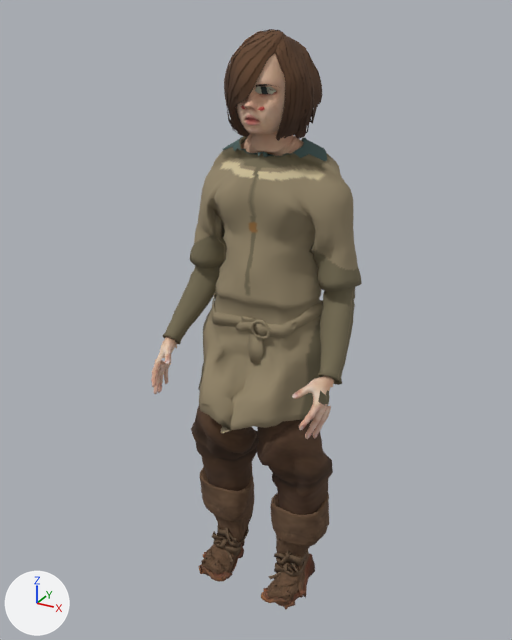
The glTF model apps/client/src/props/art-study/source-people/ada-work-vest.glb: old version first, new version second.
Both versions are drawn from a camera (50 mm lens) standing at (0.965, -1.781, 1.901) and looking at (-0.027, 0.022, 0.999). Every picture has the same lights, and +X, +Y and +Z are marked at lower left. The picture after the commit comes second. Where no turn or scale is listed for an object, it has been applied to the vertices. Vertices at exactly the same position are counted once.

In view in the first picture: 'ada-work-vest runtime mesh'.
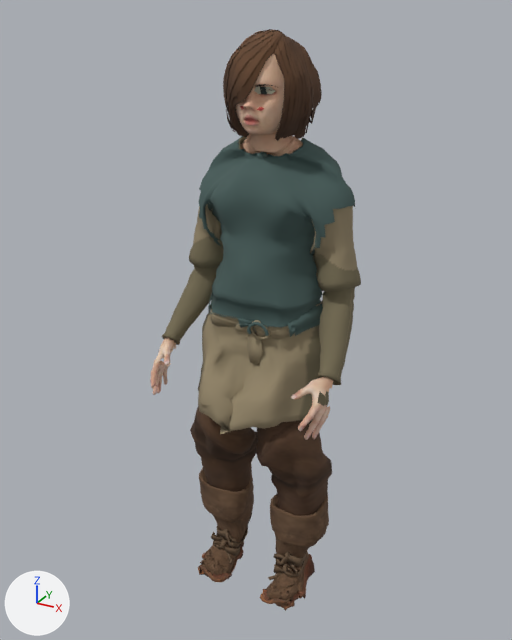
Location of each change, [x1, y1, x2, y2] in pixels of the pictures (512 x 640 px):
'ada-work-vest runtime mesh', reshaped, moved: before [151, 29, 362, 609]; after [150, 29, 361, 611]
part 1 of me_base_002, added: after [208, 293, 323, 337]
part 2 of me_base_002, added: after [247, 322, 269, 336]
part 3 of me_base_002, added: after [238, 318, 256, 332]
part 4 of me_base_002, built on (mostly hidden before): before [229, 71, 234, 85]; after [198, 71, 355, 336]

What the commit changed:
me_base_002 is used by ob_ada_work_vest_runtime_mesh; location (0.0, 0.097, 0.025).
me_base_002 had 17275 vertices, 32976 faces and spanned x -0.31..0.31, y -0.33..0.14, z -0.02..1.83.
me_base_002 now has 18715 vertices, 35692 faces and spans x -0.31..0.31, y -0.33..0.15, z -0.02..1.83.
me_base_002 part 1: a new loose piece of 138 vertices spanning x -0.2..0.19, y -0.21..0.08, z 0.99..1.06, in mat_ada_fitted_work_vest.
me_base_002 part 2: a new loose piece of 80 vertices spanning x 0.02..0.09, y -0.21..-0.19, z 0.99..1.04, in mat_ada_fitted_work_vest.
me_base_002 part 3: a new loose piece of 46 vertices spanning x -0.02..0.04, y -0.2..-0.19, z 0.99..1.03, in mat_ada_fitted_work_vest.
me_base_002 part 4: 16 vertices moved within x -0.07..0.07, y -0.15..0.1, z 0.93..1.7; 1176 vertices added at x -0.25..0.25, y -0.2..0.15, z 0.99..1.49.
Object 'ada-work-vest runtime mesh' (ob_ada_work_vest_runtime_mesh) moves from (0.0, 0.097, 0.025) to (0.0, 0.092, 0.025).
